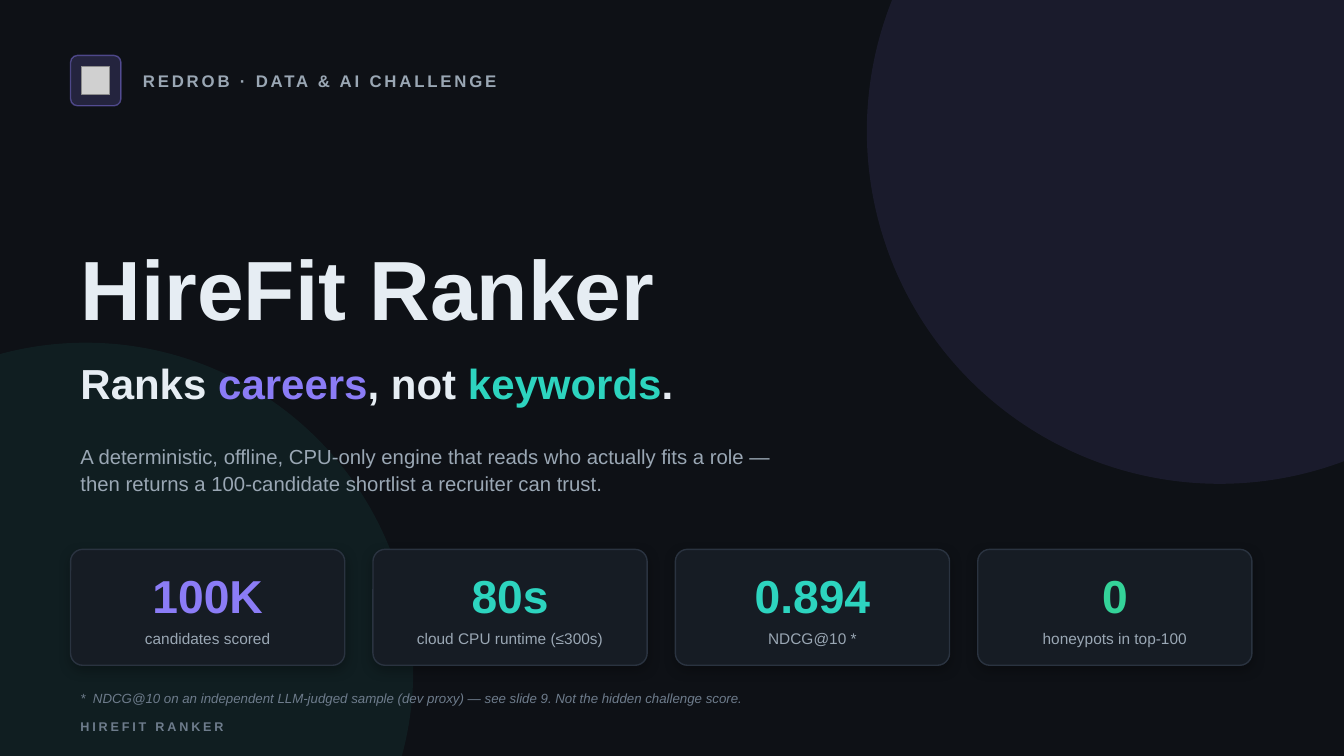
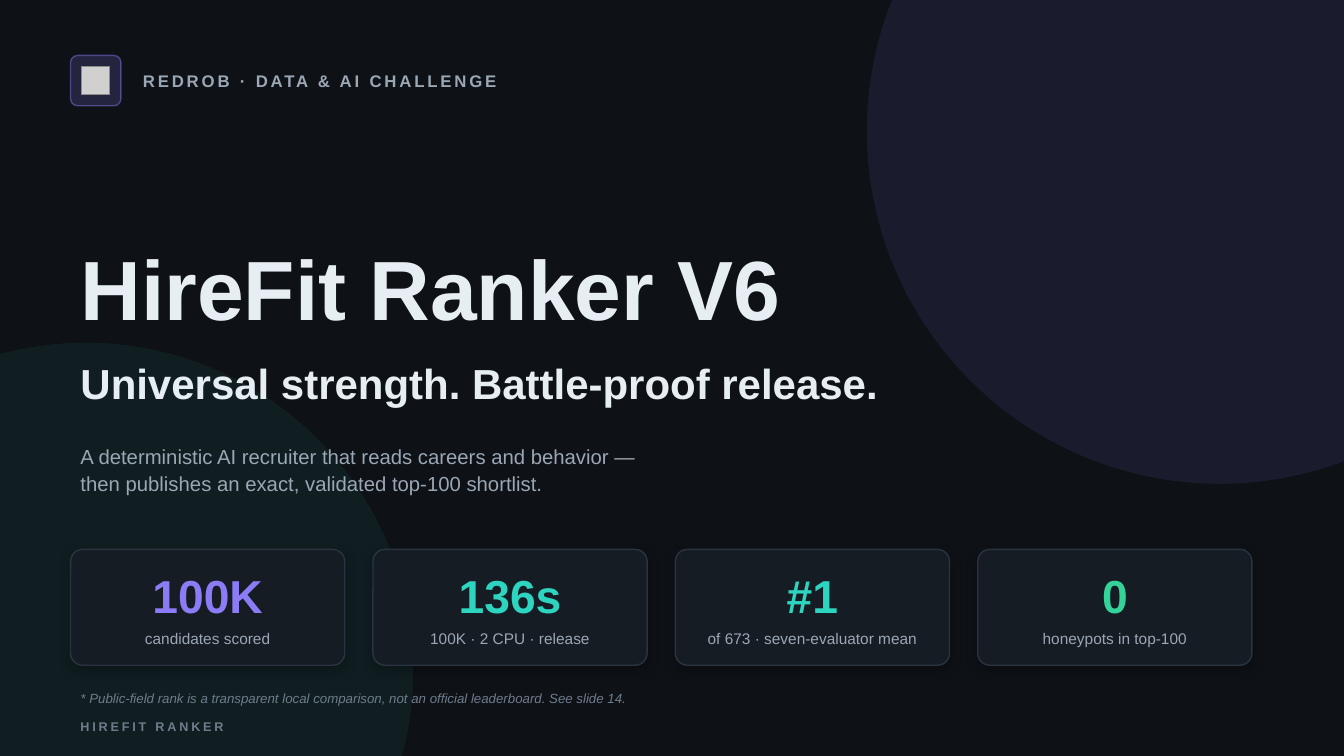
Before and after one commit to bansalbhunesh/redrob-hirefit-ranker, a slide deck: slide 1 of docs/HireFit_Ranker_Redrob_POLISHED.pptx. Drawn at 1344x756 pixels with LibreOffice and Linux fonts; fonts in the diff are those of the drawing; grey boxes stand for pictures. Boxes give left, top, right and bottom in pixels: in the first picture for what was removed or moved away, otherwise in the second. Text is boxed around its words. In the diff, an @@ line names an element or a change of style, - is before the commit and + after.

Commit message:
docs: position and publish battle-proof v6

```diff
--- a/docs/HireFit_Ranker_Redrob_POLISHED.pptx
+++ b/docs/HireFit_Ranker_Redrob_POLISHED.pptx
@@ text at bbox=[80, 259, 781, 321]: text changed @@
-HireFit Ranker
+HireFit Ranker V6
@@ text at bbox=[80, 368, 877, 408]: text changed @@
-Ranks careers, not keywords.
+Universal strength. Battle-proof release.
@@ text at bbox=[80, 449, 609, 495]: text changed @@
-A deterministic, offline, CPU-only engine that reads who actually fits a role —
-then returns a 100-candidate shortlist a recruiter can trust.
+A deterministic AI recruiter that reads careers and behavior —
+then publishes an exact, validated top-100 shortlist.
@@ text at bbox=[459, 580, 562, 614]: text changed @@
-80s
+136s
@@ text at bbox=[787, 581, 838, 613]: text changed @@
-0.894
+#1
@@ text at bbox=[430, 633, 590, 644]: text changed @@
-cloud CPU runtime (≤300s)
+100K · 2 CPU · release
@@ text at bbox=[708, 633, 917, 644]: text changed @@
-NDCG@10 *
+of 673 · seven-evaluator mean
@@ text at bbox=[89, 693, 625, 706]: text changed @@
-* NDCG@10 on an independent LLM-judged sample (dev proxy) — see slide 9. Not the hidden challenge score.
+* Public-field rank is a transparent local comparison, not an official leaderboard. See slide 14.
```
Also in this commit, not shown: 12 other slides changed, 1 slide added, 1 slide removed, 23 other files.
